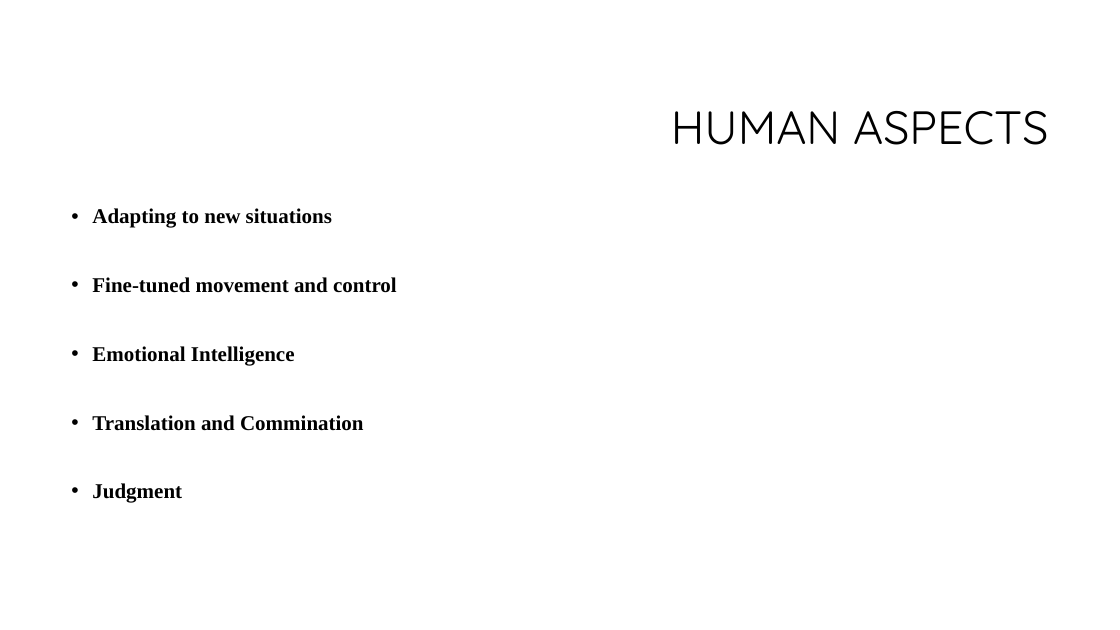
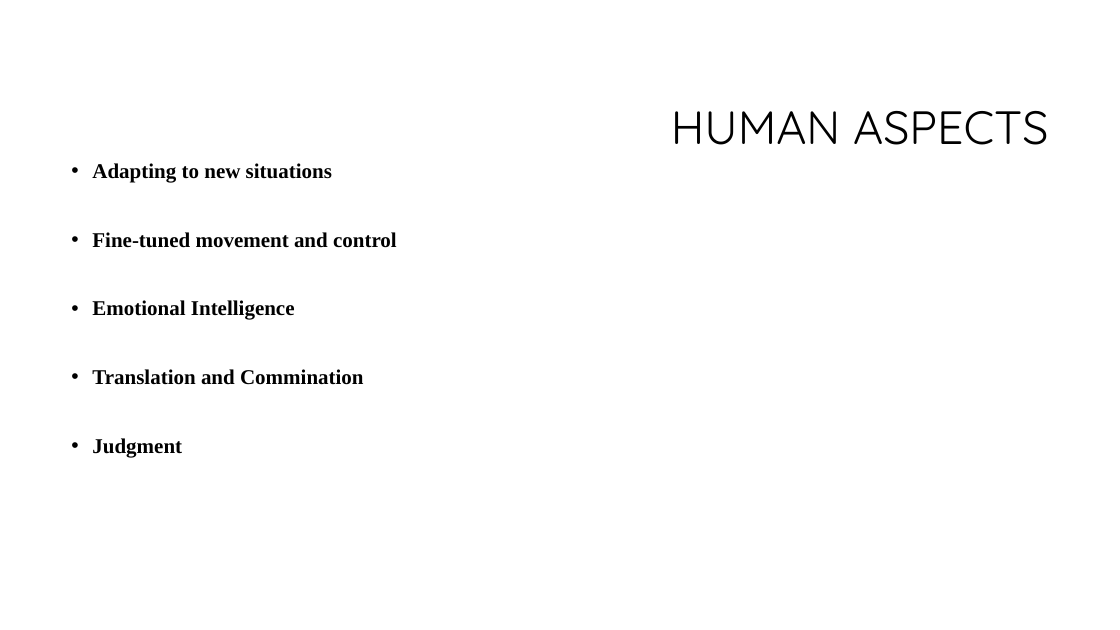
Before and after one commit to khalilAlsulaimani/Computers-And-Society-Project, a slide deck: slide 3 of Research Presntation.pptx. Drawn at 1120x630 pixels with LibreOffice and Linux fonts; fonts in the diff are those of the drawing; background and template pictures are left out. Boxes give left, top, right and bottom in pixels: in the first picture for what was removed or moved away, otherwise in the second. Text is boxed around its words. In the diff, an @@ line names an element or a change of style, - is before the commit and + after.

```diff
--- a/Research Presntation.pptx
+++ b/Research Presntation.pptx
@@ text "Adapting to new situations": place and size @@
-text "Adapting to new situations" at (92, 208, 397, 503)
+text "Adapting to new situations" at (92, 163, 397, 458)
```
Also in this commit, not shown: 2 other slides changed, 1 other file.
